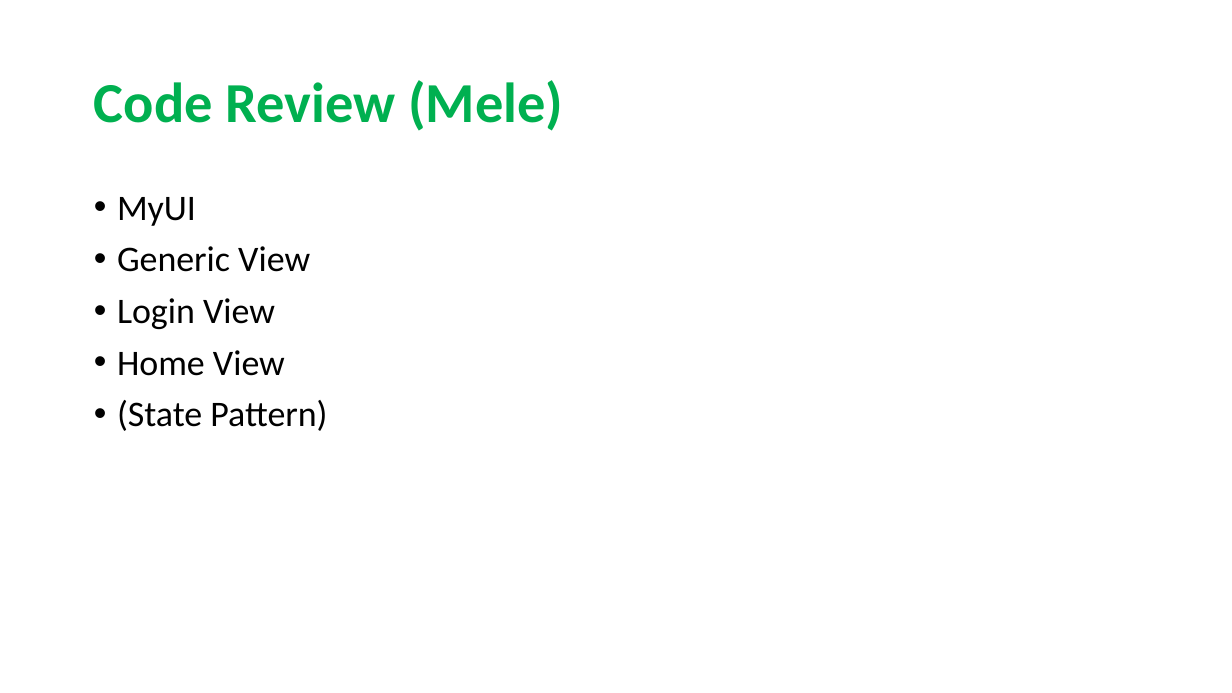
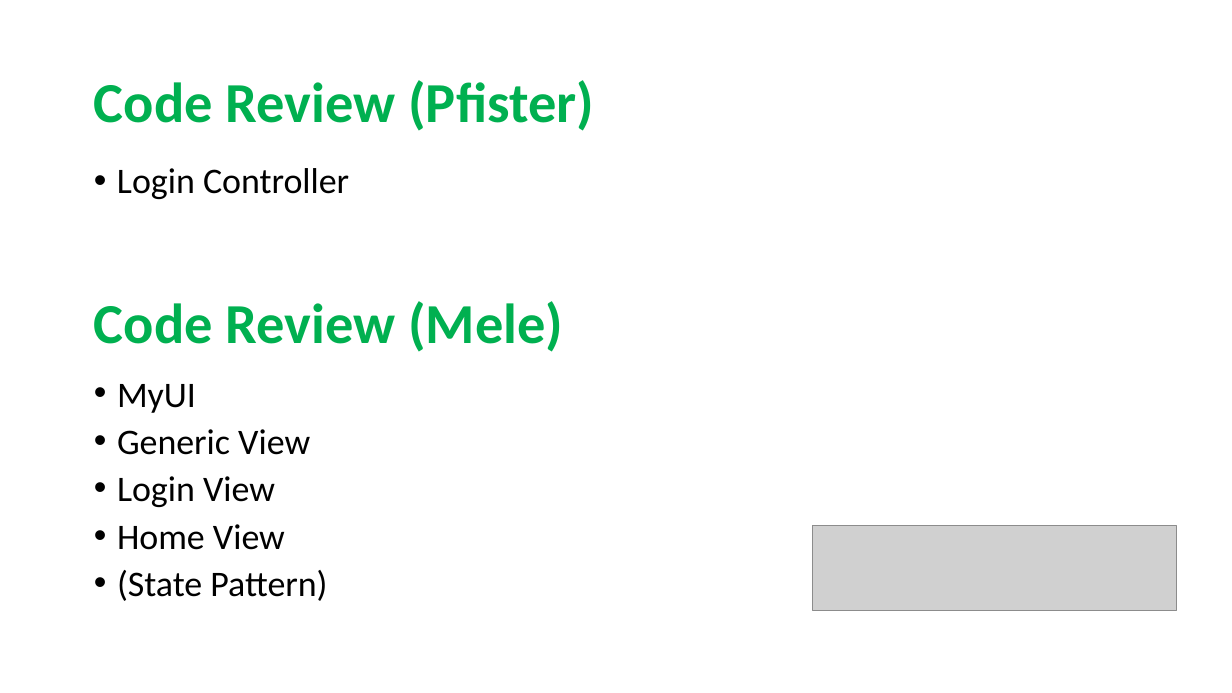
Before and after one commit to sarahmele/ch.bfh.btx8081.w2015.green, a slide deck: slide 4 of doc/task14/Task14.pptx. Drawn at 1232x693 pixels with LibreOffice and Linux fonts; fonts in the diff are those of the drawing; grey boxes stand for pictures. Boxes give left, top, right and bottom in pixels: in the first picture for what was removed or moved away, otherwise in the second. Text is boxed around its words. In the diff, an @@ line names an element or a change of style, - is before the commit and + after.

Commit message:
Final

```diff
--- a/doc/task14/Task14.pptx
+++ b/doc/task14/Task14.pptx
@@ title at [94,80,594,131]: text changed @@
-Code Review (Mele)
+Code Review (Pfister)
@@ text added at [117,168,349,199], 28 pt, text #000000 @@
+• Login Controller
@@ text added at [94,301,563,352], 44 pt, text #00B050, bold @@
+Code Review (Mele)
@@ text "MyUI": place and size @@
-text "MyUI" at [117,197,327,431]
+text "MyUI" at [117,384,327,601]
@@ text "MyUI" at [117,384,327,601]: line spacing 0.9 to 0.8 @@
@@ picture added at [813,525,1177,610] @@
```
Also in this commit, not shown: 5 other slides changed.
